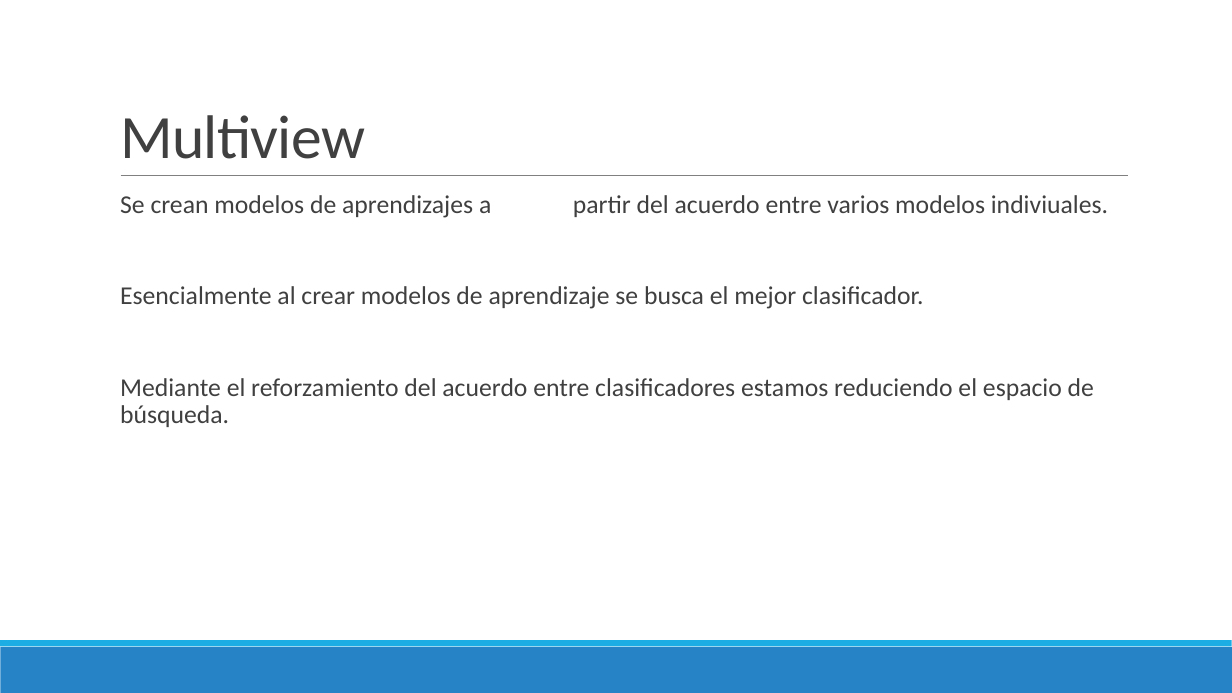
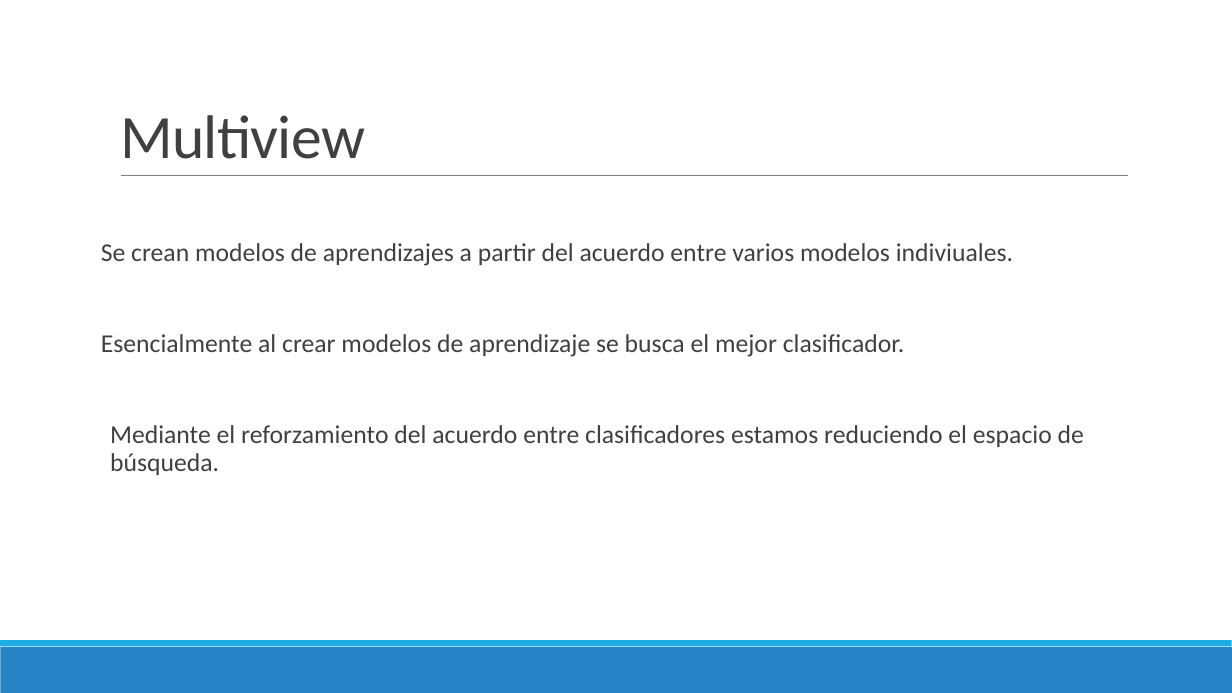
Before and after one commit to AlejoCR/Inv_Corta_III_Semisupervised_learning, a slide deck: slide 13 of investigacion_corta_III_semi_supervised_self_supervised.pptx. Drawn at 1232x693 pixels with LibreOffice and Linux fonts; fonts in the diff are those of the drawing. Boxes give left, top, right and bottom in pixels: in the first picture for what was removed or moved away, otherwise in the second. Text is boxed around its words. In the diff, an @@ line names an element or a change of style, - is before the commit and + after.

```diff
--- a/investigacion_corta_III_semi_supervised_self_supervised.pptx
+++ b/investigacion_corta_III_semi_supervised_self_supervised.pptx
@@ text "Se crean modelos de aprendizajes ..." moved from (x1=120, y1=195, x2=1108, y2=427) to (x1=101, y1=243, x2=1084, y2=475) @@
@@ text at (x1=101, y1=243, x2=1013, y2=357): bullet   to none @@
```
Also in this commit, not shown: 7 other slides changed, 1 other file.
